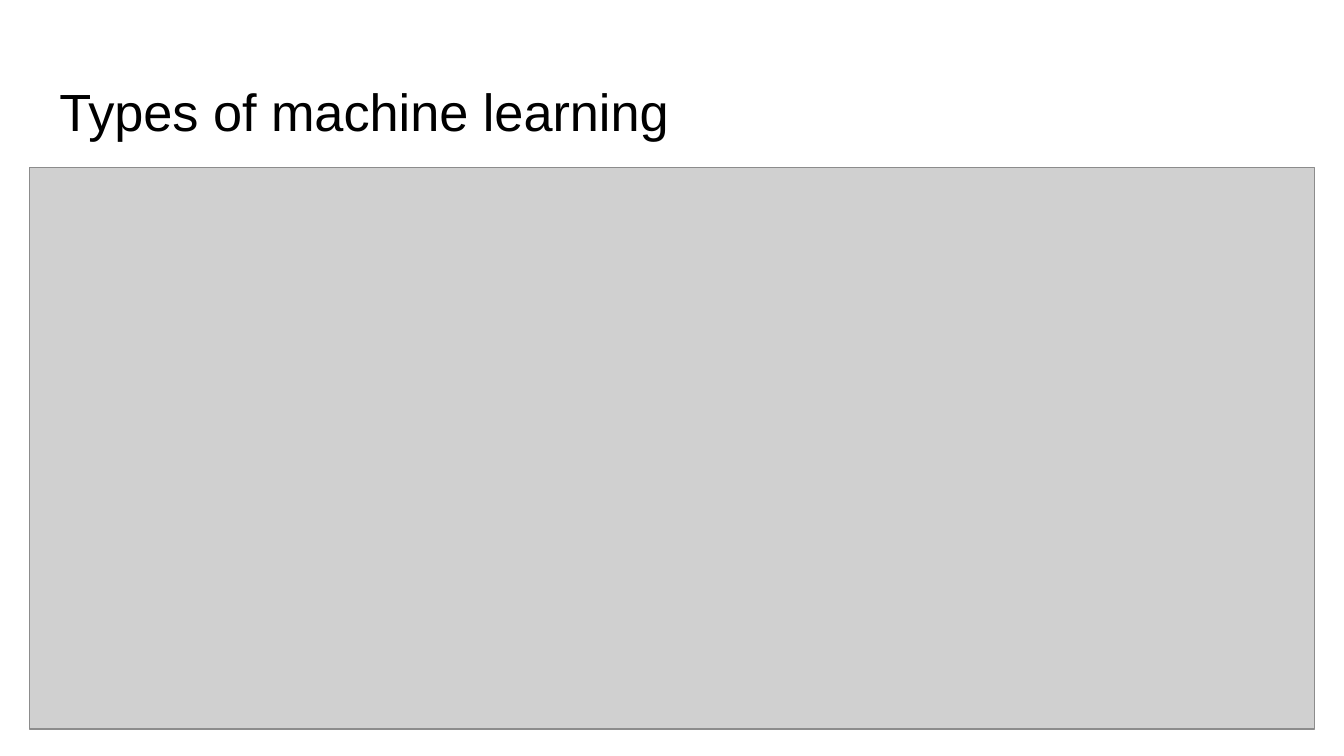
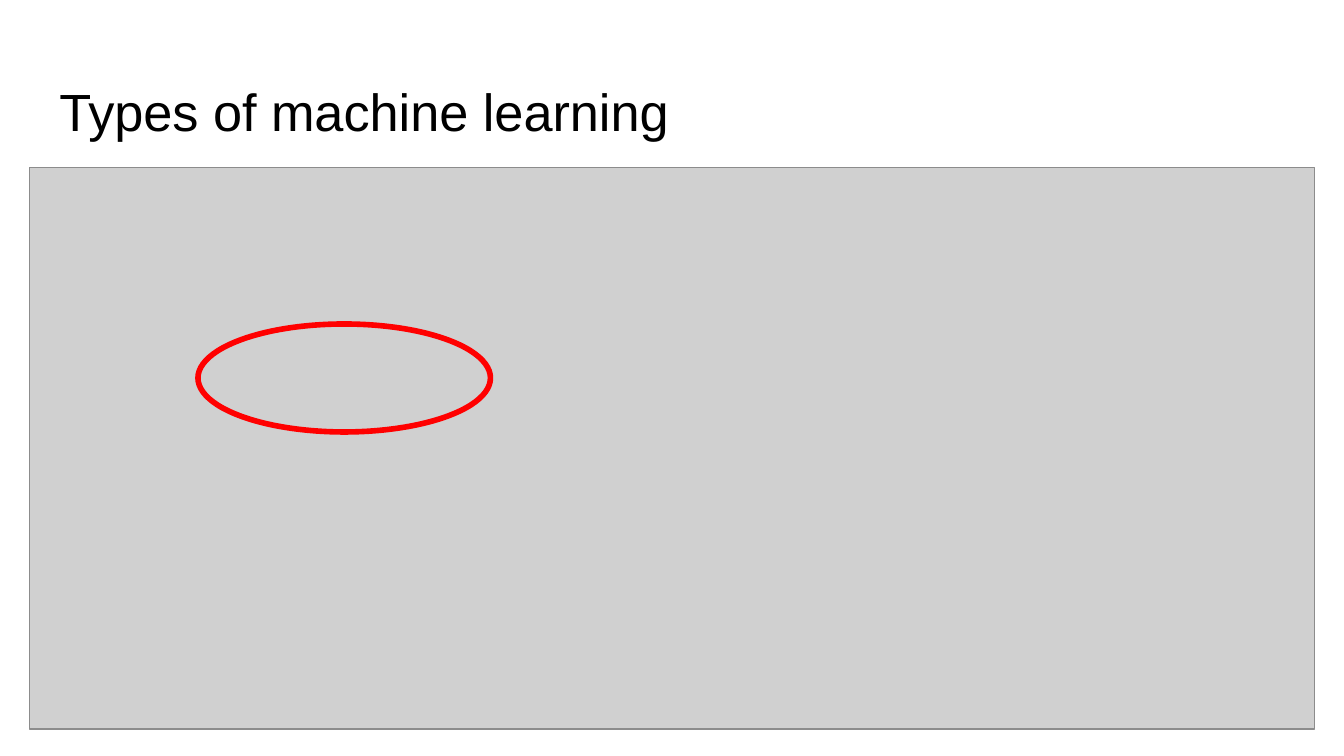
Before and after one commit to Benjamintdk/ML201, a slide deck: slide 5 of MLP/Lesson 1_ MLP.pptx (slide 4 before the commit). Drawn at 1344x756 pixels with LibreOffice and Linux fonts; fonts in the diff are those of the drawing; grey boxes stand for pictures. Boxes give left, top, right and bottom in pixels: in the first picture for what was removed or moved away, otherwise in the second. Text is boxed around its words. In the diff, an @@ line names an element or a change of style, - is before the commit and + after.

```diff
--- a/MLP/Lesson 1_ MLP.pptx
+++ b/MLP/Lesson 1_ MLP.pptx
@@ ellipse added at (198,324,491,431), outline #FF0000 3 pt @@
```
Also in this commit, not shown: 5 other slides changed, 4 slides added, 2 slides removed, 3 other files.
